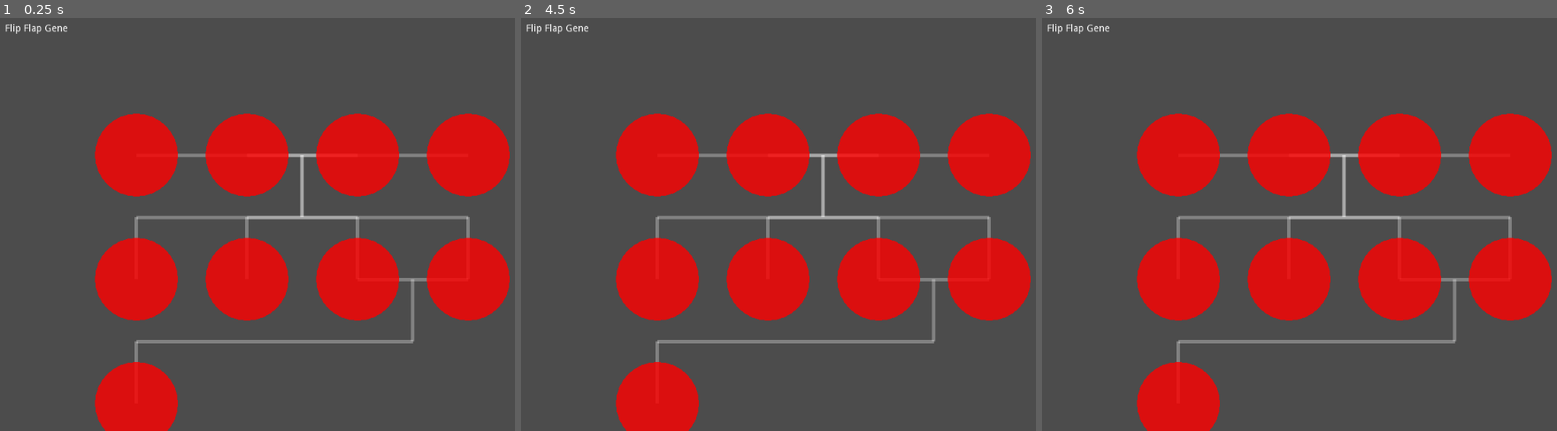
Above: before the commit, frames 1-3 (left to right).
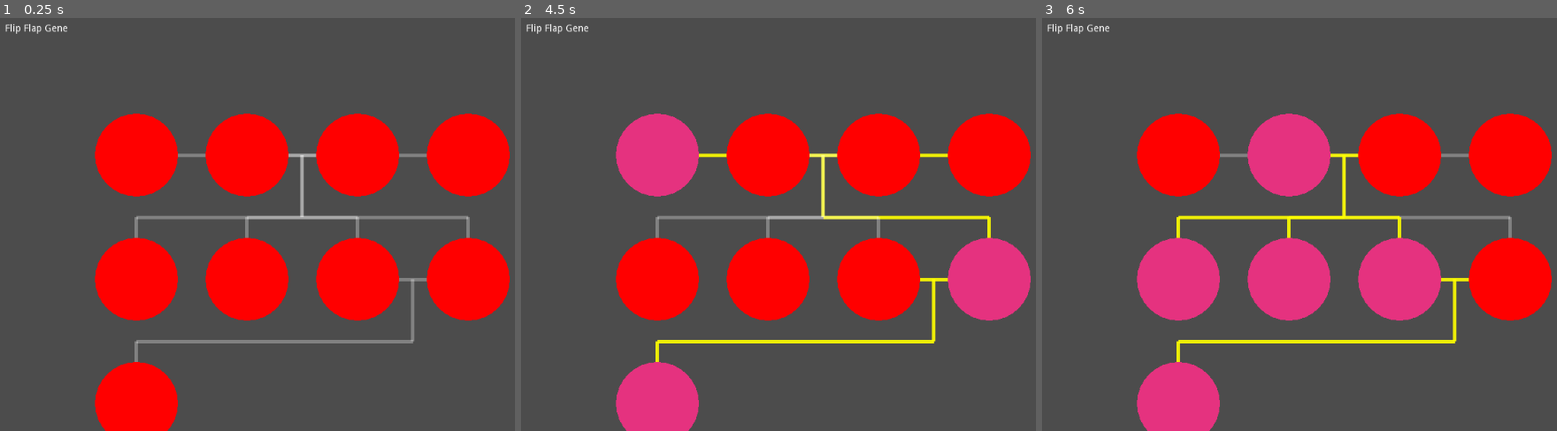
Above: after the commit, the same moments.

Repository: pmoco/GGJ23-FlipFlop_Gene
Game: Godot game, scene res://Main.tscn
The game is run twice, just before and just after one commit, with the same random seed, the same clock (stepped at 60 frames per second) and the same inputs.
Inputs (mouse positions are in pixels of both pictures, inside the frame that each line leads up to):
- Up to frame 1 (0.25 s): no input
- Up to frame 2 (4.5 s): tap Enter at 0.5, 2, 3.5 s; move the mouse to (1030, 203) at 0.52 s; click (1030, 203) at 0.67 s; tap Space at 1.25, 2.75, 4.25 s; move the mouse to (732, 245) at 1.27 s; click (732, 245) at 1.42 s; move the mouse to (943, 133) at 2.02 s; click (943, 133) at 2.17 s; move the mouse to (840, 307) at 2.77 s; click (840, 307) at 2.92 s; move the mouse to (outside the picture) at 3.52 s; click (outside the picture) at 3.67 s; move the mouse to (660, 162) at 4.27 s; click (660, 162) at 4.42 s
- Up to frame 3 (6 s): move the mouse to (1428, 224) at 5.02 s; click (1428, 224) at 5.17 s; move the mouse to (1289, 121) at 5.77 s; click (1289, 121) at 5.92 s

The runs differ from the first frame. In frame 1, 22% of the frame differs, in the area x 18-99%, y 23-100%; in frame 2, 24%; in frame 3, 24%.

Commit message:
Allow for selection of characters in graph and change colors to selected character.

Diff:
--- a/Character.gd
+++ b/Character.gd
@@ -31,8 +31,12 @@
 
 # Graph Row represents the row in which this character will be displayed in.
 # This might not be needed. Explore other solutions.
+var graph_holder : WeakRef = null
 var graph_row : int = 0
+var is_selected: bool = false
 
+var color_default = Color(1,0,0,1)
+var color_selected = Color(0.9,0.2,.5,1)
 
 # Called when the node enters the scene tree for the first time.
 func _init() -> void:
@@ -92,6 +96,36 @@
 	graph_row = character.graph_row + 1
 
 func _draw():
-	var color = Color.red
-	color.a = 0.8
+	var color = color_default
+	if is_selected:
+		color = color_selected
 	draw_circle(rect_position, rect_size[0], color)
+
+func _input(event):
+	if event is InputEventMouseButton and event.is_pressed():
+		var offset = get_local_mouse_position()
+		if offset.distance_to(rect_position) < rect_size[0]:
+			var was_selected = is_selected
+			var graph = graph_holder.get_ref()
+			if graph:
+				graph.clear_selection()
+			if !was_selected:
+				set_is_selected()
+			get_tree().set_input_as_handled()
+
+func set_is_selected() -> void:
+	is_selected = true
+	for parent in parents:
+		parent.set_is_selected_parent()
+	for child in children:
+		child.set_is_selected_child()
+
+func set_is_selected_child() -> void:
+	is_selected = true
+	for child in children:
+		child.set_is_selected_child()
+
+func set_is_selected_parent() -> void:
+	is_selected = true
+	for parent in parents:
+		parent.set_is_selected_parent()
--- a/GraphHolder.gd
+++ b/GraphHolder.gd
@@ -7,6 +7,9 @@
 # top left corner of the graph
 var collumn_jump : float = 20
 var row_jump : float = 30
+
+var color_default = Color(1,1,1,0.3)
+var color_selected = Color(1,1,0, 0.9)
 
 func _init():
 	rect_position = Vector2(200,200)
@@ -23,11 +26,12 @@
 	update_graph()
 	update()
 
-func add_character(character: Character, row: int = -1) -> void:
+func add_character(character: Character) -> void:
 	if !is_instance_valid(character):
 		return
 
 	characters.append(character)
+	character.graph_holder = weakref(self)
 
 	if !characters_by_row.has(character.graph_row):
 		characters_by_row[character.graph_row] = []
@@ -72,8 +76,9 @@
 
 		var b_position = _character.partner.rect_position * 2
 
-		var color : Color = Color.white
-		color.a = 0.3
+		var color : Color = color_default
+		if _character.is_selected or _character.partner.is_selected:
+			color = color_selected
 		# Mariage line
 		draw_line(a_position, b_position, color, 5)
 
@@ -86,5 +91,18 @@
 				var _child : Character = child
 				var char_pos = child.rect_position * 2
 				var char_pos_top = char_pos - Vector2(0, (_character.rect_size[0] + row_jump))
-				draw_line(child_top_mid_point, char_pos_top, color, 5)
-				draw_line(char_pos_top, char_pos, color, 5)
+
+				var color_child = color_default
+				if _child.is_selected:
+					color_child = color_selected
+				draw_line(child_top_mid_point, char_pos_top, color_child, 5)
+				draw_line(char_pos_top, char_pos, color_child, 5)
+
+func _input(event):
+	if event is InputEventMouseButton and event.is_pressed():
+		print("unhandled")
+		clear_selection()
+
+func clear_selection() -> void:
+	for character in characters:
+		character.is_selected = false
--- a/Main.gd
+++ b/Main.gd
@@ -73,7 +73,7 @@
 	I.is_child_of(F)
 	graph_holder.add_character(I)
 
-	print(graph_holder.characters_info_string())
+#	print(graph_holder.characters_info_string())
 
 
 # Called every frame. 'delta' is the elapsed time since the previous frame.
